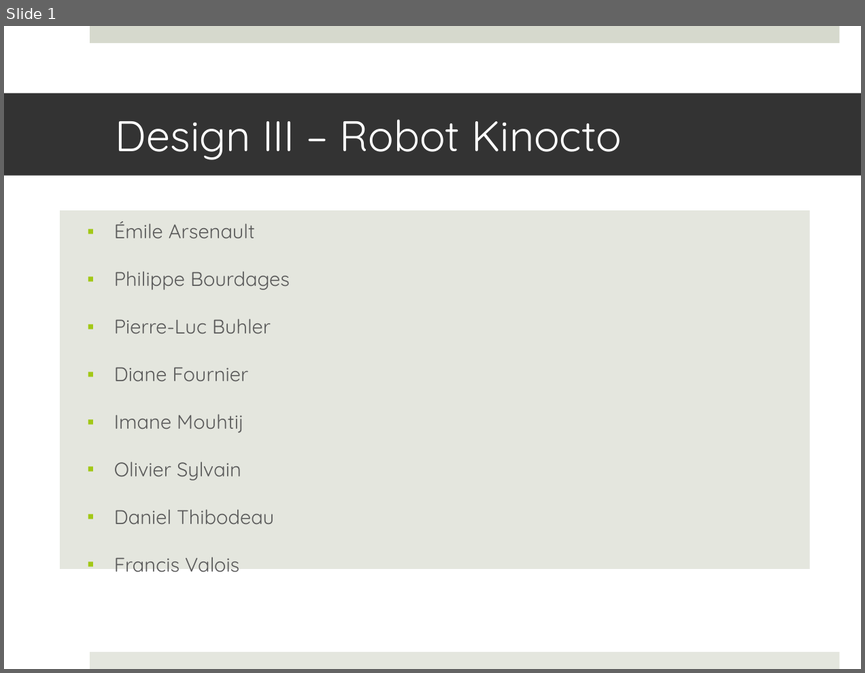
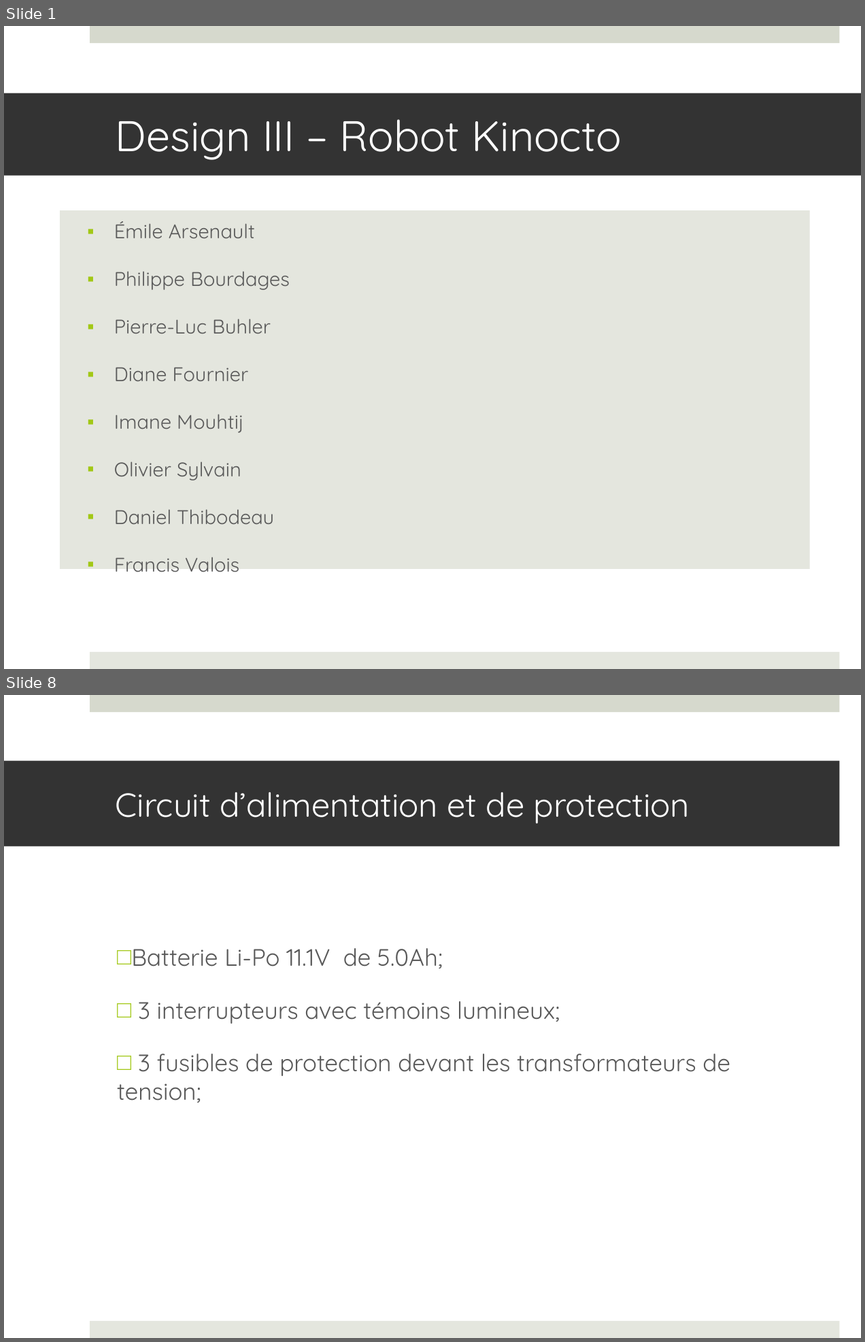
Before and after one commit to francisvalois/design3, a slide deck: reports/presentation/kinocto.pptx. Shown one above the other, each under a label of ours: slide 1 before the commit, slides 1 and 8 after it; the slides between them are not shown. The pictures are 865x673 and 865x1342 pixels, drawn with LibreOffice and Linux fonts; fonts in the diff are those of the drawing. Boxes give left, top, right and bottom in pixels: in the first picture for what was removed or moved away, otherwise in the second. Text is boxed around its words. In the diff, an @@ line names an element or a change of style, - is before the commit and + after.

Commit message:
Ajout de la présentation pas mal final, venez me parler si j'ai corrigé de quoi qui a pas de bon sens ou si vous voulez rajouter quelque chose. Les slides sont dans l'ordre qui les fait fitter. Ya un commentaire sur chaque page avec le nom de la personne qui normalement va dire la slide

```diff
--- a/reports/presentation/kinocto.pptx
+++ b/reports/presentation/kinocto.pptx
@@ slide 8 added at [4, 695, 861, 1338], background #FFFFFF; not listed: 2 template elements that a slide beside it also shows @@
@@ title added at [4, 761, 839, 847], fill #333333, 28 pt, text #FFFFFF @@
+Circuit d’alimentation et de protection
@@ text added at [117, 948, 730, 1102], 20 pt, text #595959 @@
+□ Batterie Li-Po 11.1V de 5.0Ah;
+□ 3 interrupteurs avec témoins lumineux;
+□ 3 fusibles de protection devant les transformateurs de tension;
```
Also in this commit, not shown: 3 slides changed, 25 other slides added, 4 slides removed, 3 other files.
